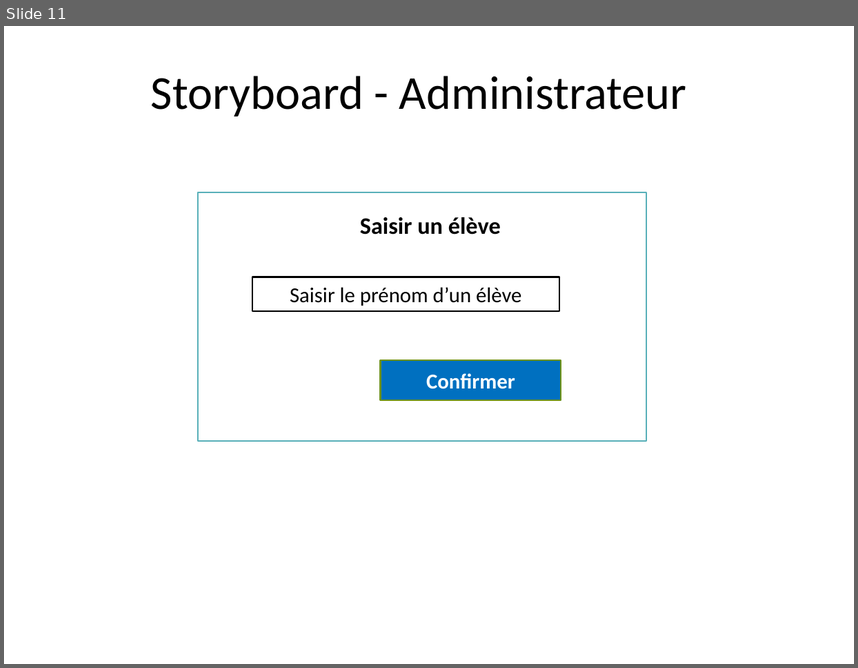
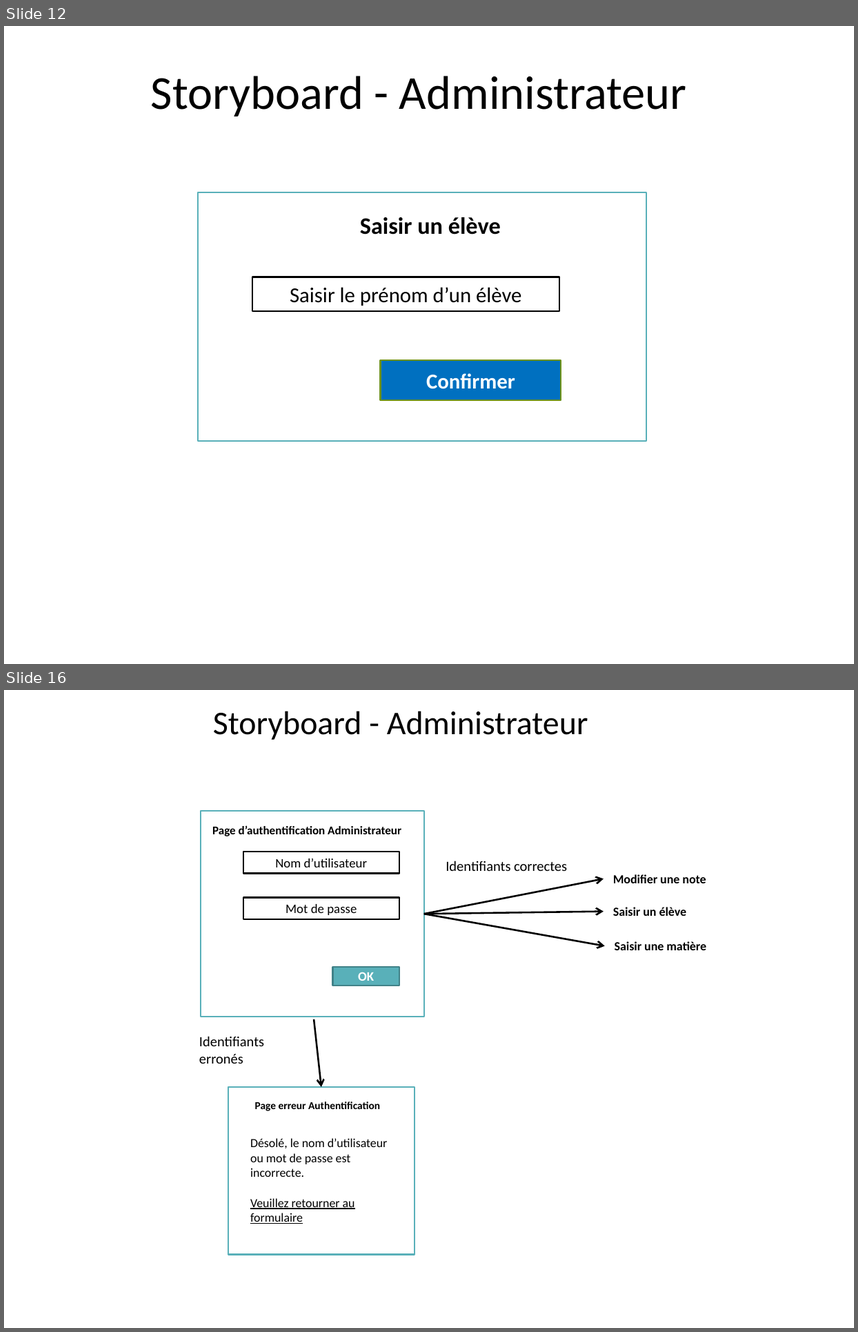
Before and after one commit to Ghostivan/Moyenne, a slide deck: Documents/Ma Moyenne.pptx. Shown one above the other, each under a label of ours: slide 11 before the commit, slides 12 and 16 after it; the slides between them are not shown. The pictures are 858x668 and 858x1332 pixels, drawn with LibreOffice and Linux fonts; fonts in the diff are those of the drawing; background and template pictures are left out. Boxes give left, top, right and bottom in pixels: in the first picture for what was removed or moved away, otherwise in the second. Text is boxed around its words. In the diff, an @@ line names an element or a change of style, - is before the commit and + after.

```diff
--- a/Documents/Ma Moyenne.pptx
+++ b/Documents/Ma Moyenne.pptx
@@ slide 16 added at [4,690,854,1328], background #FFFFFF @@
@@ text added at [213,711,588,740], 28 pt, text #000000 @@
+Storyboard - Administrateur
@@ text added at [446,860,567,871], 12 pt, text #000000 @@
+Identifiants correctes
@@ text added at [613,874,706,883], 10.5 pt, text #000000, bold @@
+Modifier une note
@@ arrow added from (424, 914) to (604, 879), #000000 1.5 pt @@
@@ arrow added from (424, 914) to (604, 911), #000000 1.5 pt @@
@@ arrow added from (424, 914) to (605, 946), #000000 1.5 pt @@
@@ text added at [613,907,687,916], 10.5 pt, text #000000, bold @@
+Saisir un élève
@@ text added at [615,941,706,950], 10.5 pt, text #000000, bold @@
+Saisir une matière
@@ group added at [201,811,425,1016]: 4 rectangles, 1 text @@
+Page d’authentification Administrateur
+Nom d’utilisateur
+Mot de passe
+OK
@@ arrow added from (314, 1019) to (321, 1087), #000000 1.5 pt @@
@@ text added at [199,1036,264,1063], 12 pt, text #000000 @@
+Identifiants
+erronés
@@ rectangle added at [228,1087,415,1254], fill #FFFFFF, outline #59B0B9 1.25 pt @@
@@ text added at [255,1101,380,1111], 9 pt, text #000000, bold @@
+Page erreur Authentification
@@ text added at [250,1138,388,1223], 10.5 pt, text #000000 @@
+Désolé, le nom d’utilisateur ou mot de passe est incorrecte.
+Veuillez retourner au formulaire
@@ what was slide 11 is now slide 12 @@
```
Also in this commit, not shown: 2 slides changed, 2 other slides added, 1 other file.
